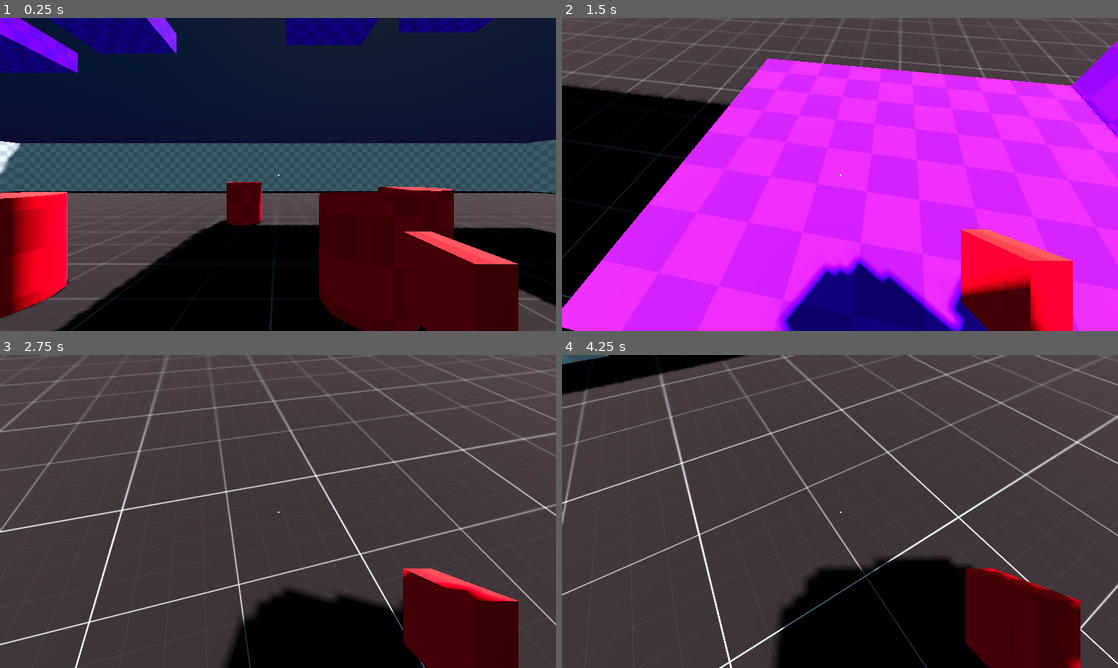
Above: before the commit, frames 1-4 (two rows, left to right).
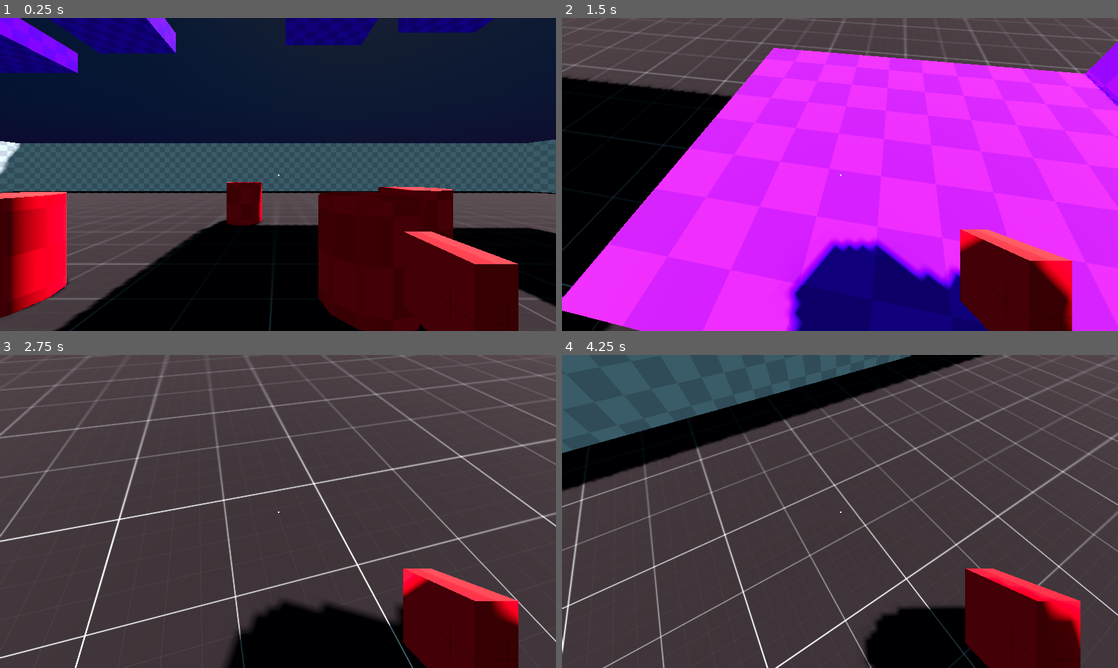
Above: after the commit, the same moments.

Repository: charleybirb/local-co-op-shooter
Game: Godot game, scene res://scenes/test_level.tscn
Same seed, same stepped clock (60 frames per second), same inputs: the game is played once before the commit and once after it.
Inputs (mouse positions are in pixels of both pictures, inside the frame that each line leads up to):
- Up to frame 1 (0.25 s): no input
- Up to frame 2 (1.5 s): tap Enter at 0.5 s; move the mouse to (867, 174) at 0.52 s; hold W (move_forward) from 0.53 s (still down); click (867, 174) at 0.6 s; tap Space (jump) at 0.77 s; move the mouse to (812, 174) at 1.27 s; tap Shift (sprint) at 1.35 s
- Up to frame 3 (2.75 s): keep holding W (move_forward); tap Space (jump) at 1.52 s; move the mouse to (289, 505) at 2.02 s; click (289, 505) at 2.1 s
- Up to frame 4 (4.25 s): keep holding W (move_forward); move the mouse to (834, 517) at 2.77 s; tap Shift (sprint) at 2.85 s; tap Space (jump) at 3.02, 3.77 s; move the mouse to (878, 514) at 3.52 s; click (878, 514) at 3.6 s

The runs differ from the first frame. In frame 1, 0.2% of the frame differs, in the area x 0-88%, y 0-100%; in frame 2, 35%, in the area x 0-100%, y 0-100%; in frame 3, 10%; in frame 4, 31%.

Commit message:
gravity and head_bob changed
-increase gravity when falling
-increase head_bob amplitude

Diff:
--- a/scenes/player_one.tscn
+++ b/scenes/player_one.tscn
@@ -1,7 +1,7 @@
 [gd_scene load_steps=18 format=3 uid="uid://d4igm5uqht7m4"]
 
 [ext_resource type="Texture2D" uid="uid://d0u0ch5v815o3" path="res://textures/test_textures/orange/texture_05.png" id="1_5g46b"]
-[ext_resource type="Script" uid="uid://d03w6r3sx6gww" path="res://scripts/player_one.gd" id="1_jjvma"]
+[ext_resource type="Script" uid="uid://d03w6r3sx6gww" path="res://scripts/player.gd" id="1_jjvma"]
 [ext_resource type="Script" uid="uid://khrwfnivy0l6" path="res://scripts/weapon.gd" id="3_2pt5b"]
 [ext_resource type="Script" uid="uid://c11p5jggd1jax" path="res://scripts/input_manager.gd" id="3_2ye1c"]
 [ext_resource type="Script" uid="uid://covxv0ll5wsvm" path="res://scripts/head.gd" id="3_44md6"]
--- a/scripts/head.gd
+++ b/scripts/head.gd
@@ -6,15 +6,14 @@
 
 const LOOK_SENS : float = 0.06
 const MOUSE_SENS : float = 0.003
-const BOB_FREQ : float = 2.0
-const BOB_AMP : float = 0.08
+const BOB_FREQ : float = 2.8
+const BOB_AMP : float = 0.086
 const BASE_FOV : float = 75.0
-const FOV_CHANGE : float = 11.6
+const FOV_CHANGE : float = 12.7
 const TILT_CLAMP : Vector2 = Vector2(-75.0, 80.0)
 
 var parent : CharacterBody3D
 var t_bob : float = 0.0
-
 var input : InputPackage
 
 func _ready() -> void:
@@ -35,6 +34,7 @@
 
 func set_input(i: InputPackage) -> void:
 	input = i
+
 
 func move_camera(direction: Vector2, sensitivity: float) -> void:
 	if !direction: return
--- a/scripts/health_component.gd
+++ b/scripts/health_component.gd
@@ -11,7 +11,7 @@
 func _ready() -> void:
 	parent = get_parent()
 	current_health = max_health
-	parent.add_user_signal("damage_taken", [{"name": "dmg"}, {"type": TYPE_INT}])
+	parent.add_user_signal("damage_taken", [{"name": "dmg", "type": TYPE_INT}])
 	parent.connect(&"damage_taken", take_damage)
 
 
--- a/scripts/player_one.gd
+++ b/scripts/player.gd
@@ -63,7 +63,10 @@
 
 func apply_gravity(delta: float) -> void:
 	if not is_on_floor():
-		velocity += get_gravity() * delta
+		var gravity = get_gravity()
+		if sign(velocity.y) == -1:
+			gravity *= 2.0
+		velocity += gravity * delta
 
 
 func apply_velocity(delta: float, input: InputPackage) -> void:
--- a/scripts/player_two.gd
+++ /dev/null
@@ -1,18 +0,0 @@
-extends CharacterBody3D
-
-
-const SPEED = 5.0
-const JUMP_VELOCITY = 4.5
-
-var joypad_index = 1
-
-func _ready() -> void:
-	if Input.get_connected_joypads().size() == 1:
-
-
-
-func _physics_process(delta: float) -> void:
-	# Add the gravity.
-	if not is_on_floor():
-		velocity += get_gravity() * delta
-	move_and_slide()
Renamed: scripts/player_one.gd.uid -> scripts/player.gd.uid
Not shown, removed: scripts/player_two.gd.uid
